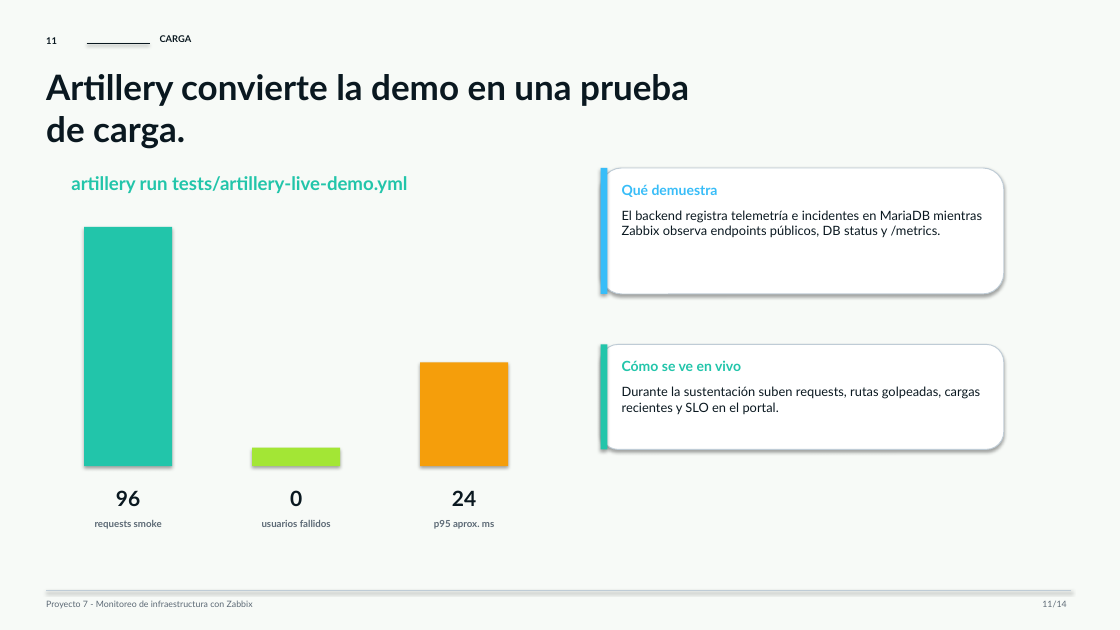
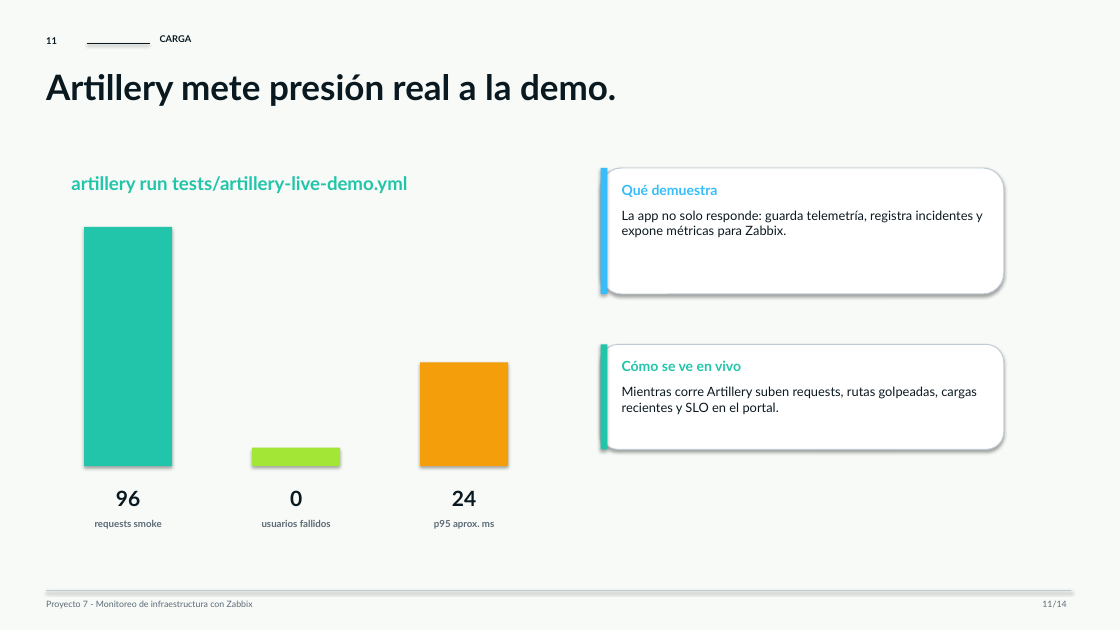
Before and after one commit to ballesterossmartsolutionssas/Proyecto7-Zabbix, a slide deck: slide 11 of entrega-final/Presentacion_Proyecto7_Zabbix.pptx. Drawn at 1120x630 pixels with LibreOffice and Linux fonts; fonts in the diff are those of the drawing. Boxes give left, top, right and bottom in pixels: in the first picture for what was removed or moved away, otherwise in the second. Text is boxed around its words. In the diff, an @@ line names an element or a change of style, - is before the commit and + after.

Commit message:
Expand observability demo and polish deck

```diff
--- a/entrega-final/Presentacion_Proyecto7_Zabbix.pptx
+++ b/entrega-final/Presentacion_Proyecto7_Zabbix.pptx
@@ text at (46,74,616,106): text changed @@
-Artillery convierte la demo en una prueba de carga.
+Artillery mete presión real a la demo.
@@ text at (622,210,983,237): text changed @@
-El backend registra telemetría e incidentes en MariaDB mientras Zabbix observa endpoints públicos, DB status y /metrics.
+La app no solo responde: guarda telemetría, registra incidentes y expone métricas para Zabbix.
@@ text at (622,386,977,414): text changed @@
-Durante la sustentación suben requests, rutas golpeadas, cargas recientes y SLO en el portal.
+Mientras corre Artillery suben requests, rutas golpeadas, cargas recientes y SLO en el portal.
```
Also in this commit, not shown: 13 other slides changed, 11 other files.
